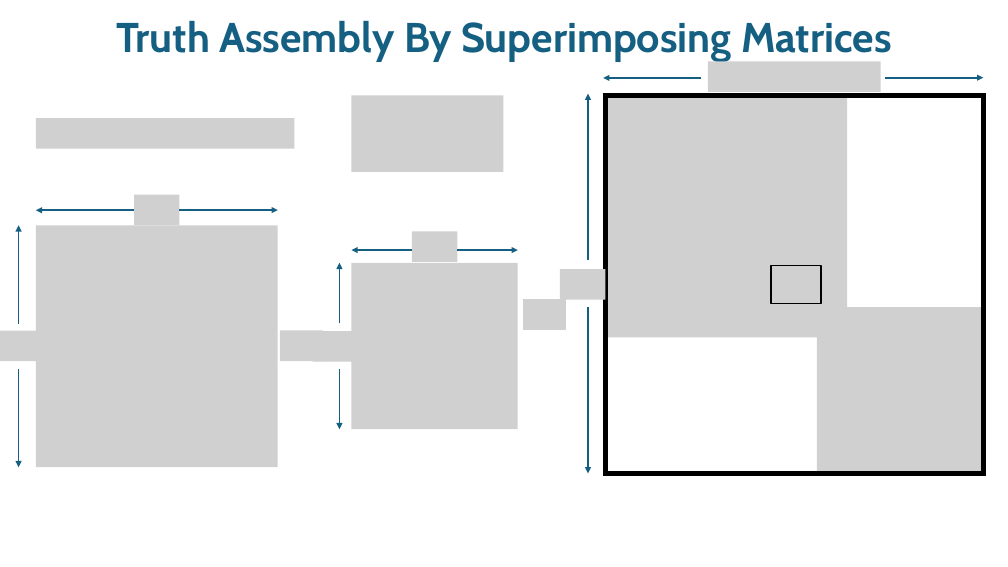
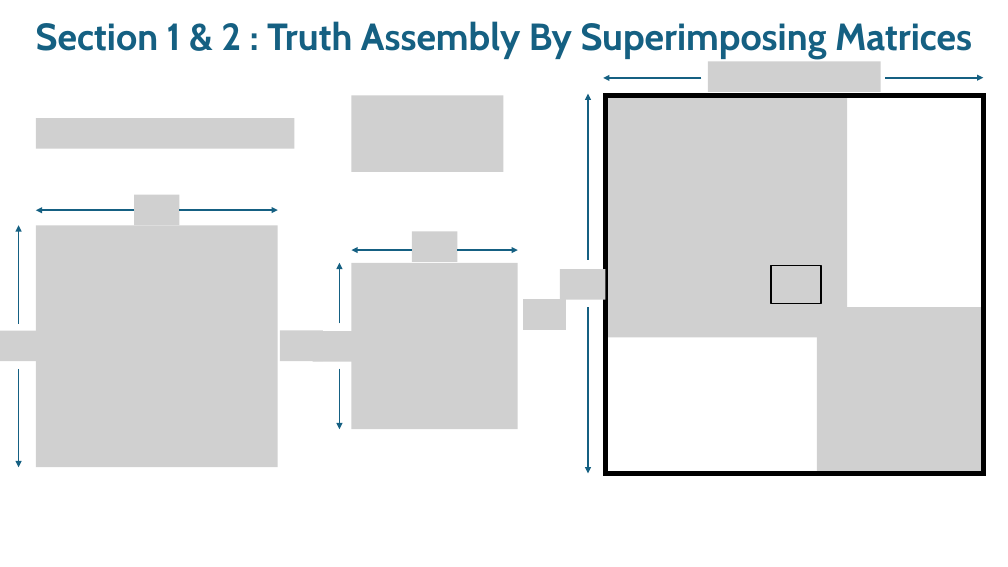
Before and after one commit to spcarte/IMAC_Substructuring_ShortCourse, a slide deck: slide 4 of Course Notes/Mod5_NumericalExamples.pptx. Drawn at 1008x567 pixels with LibreOffice and Linux fonts; fonts in the diff are those of the drawing; grey boxes stand for pictures; background and template pictures are left out. Boxes give left, top, right and bottom in pixels: in the first picture for what was removed or moved away, otherwise in the second. Text is boxed around its words. In the diff, an @@ line names an element or a change of style, - is before the commit and + after.

```diff
--- a/Course Notes/Mod5_NumericalExamples.pptx
+++ b/Course Notes/Mod5_NumericalExamples.pptx
@@ title at (36,21,972,59): text changed; size 39.6 to 36 pt @@
-Truth Assembly By Superimposing Matrices
+Section 1 & 2 : Truth Assembly By Superimposing Matrices
```
Also in this commit, not shown: 11 other slides changed.
